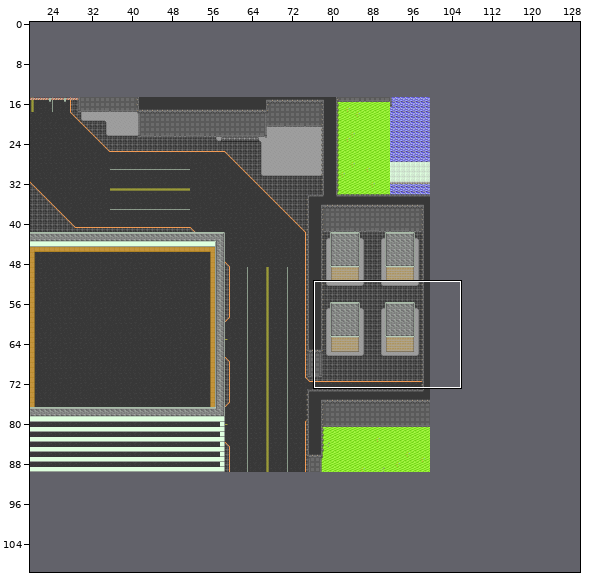
Tiled map, stored at Assets/Graphics/Maps/SpacePort/SpaceElevatorBase.tmx. The first picture is a wide view before the edit; the outline marks the close-up.
Close-up. As it was:
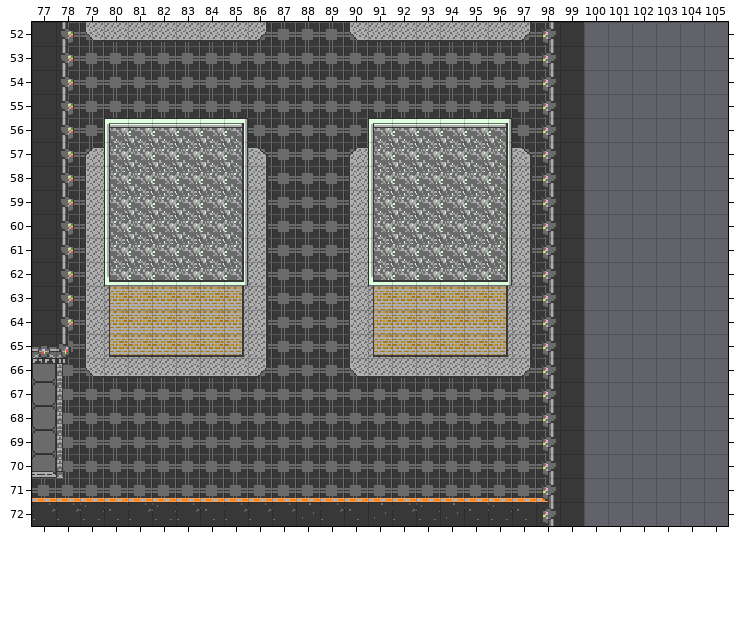
Cells are 16x16 px. Shown: x 77..105, y 52..72. The commit also changed other parts of the map, which this record leaves out. The old version is drawn lined up with the new one.
After:
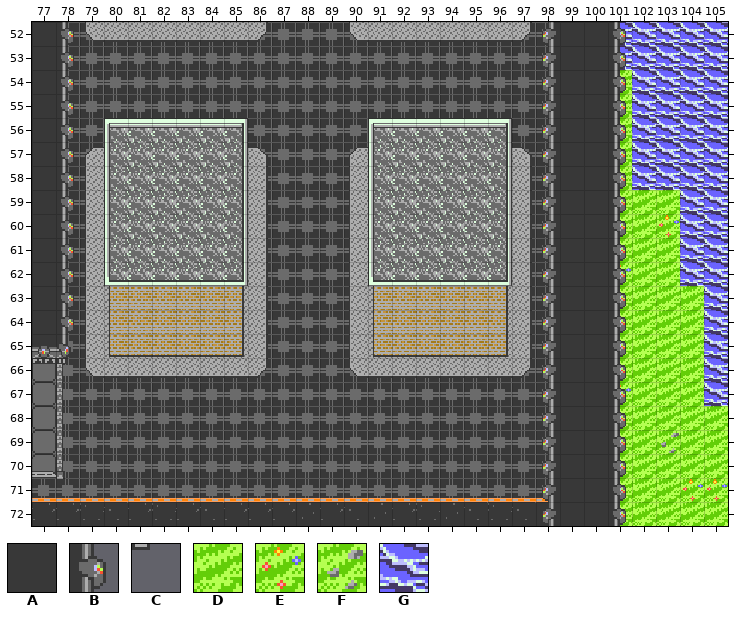
Key: from "SpaceElevatorIndustrial": A 30, B 31, C 60; from "UrbanGreenspace": D 6, E 13, F 14; from "Water": G 0.
_ is an empty cell.
The edit:
map size 100x75 -> 130x120 cells (old content now starts at 0,15; both pictures use the new coordinates)
Layer "Water":
Tile G is added in rows 52 to 53 at x 101 to 105; in rows 54 to 58 at x 102 to 105; in rows 59 to 62 at x 104 to 105; in rows 63 to 67 at x 105.
Layer "Graphics/Ground/Roads":
Tile D is added in rows 54 to 58 at x 101; in row 59 at x 101 to 103; in row 60 at x 101 to 102; in row 61 at x 101 to 103; in row 62 at x 102 to 103; in rows 63 to 66 at x 101 to 104.
Tile D is added in row 67 at x 102 to 104; in row 68 at x 101 to 105; in row 69 at x 101 to 102 and 104 to 105; in row 70 at x 101 to 105; in row 71 at x 101 to 103; in row 72 at x 101 to 105.
Tile E is added in row 60 at x 103; in row 62 at x 101; in row 67 at x 101; in row 71 at x 104 to 105.
Tile F is added in row 69 at x 103.
Layer "Graphics/Walls/Walls":
Tile C is added in row 71 at x 78.
Layer "Graphics/Walls/Walltops":
Tile A is added in rows 52 to 72 at x 100.
Tile B is added in rows 52 to 72 at x 101.
Boxes around the changes in both close-ups, in picture pixels (x1, y1, x2, y2):
added: (584, 22, 728, 526)
added: (56, 478, 65, 479)
